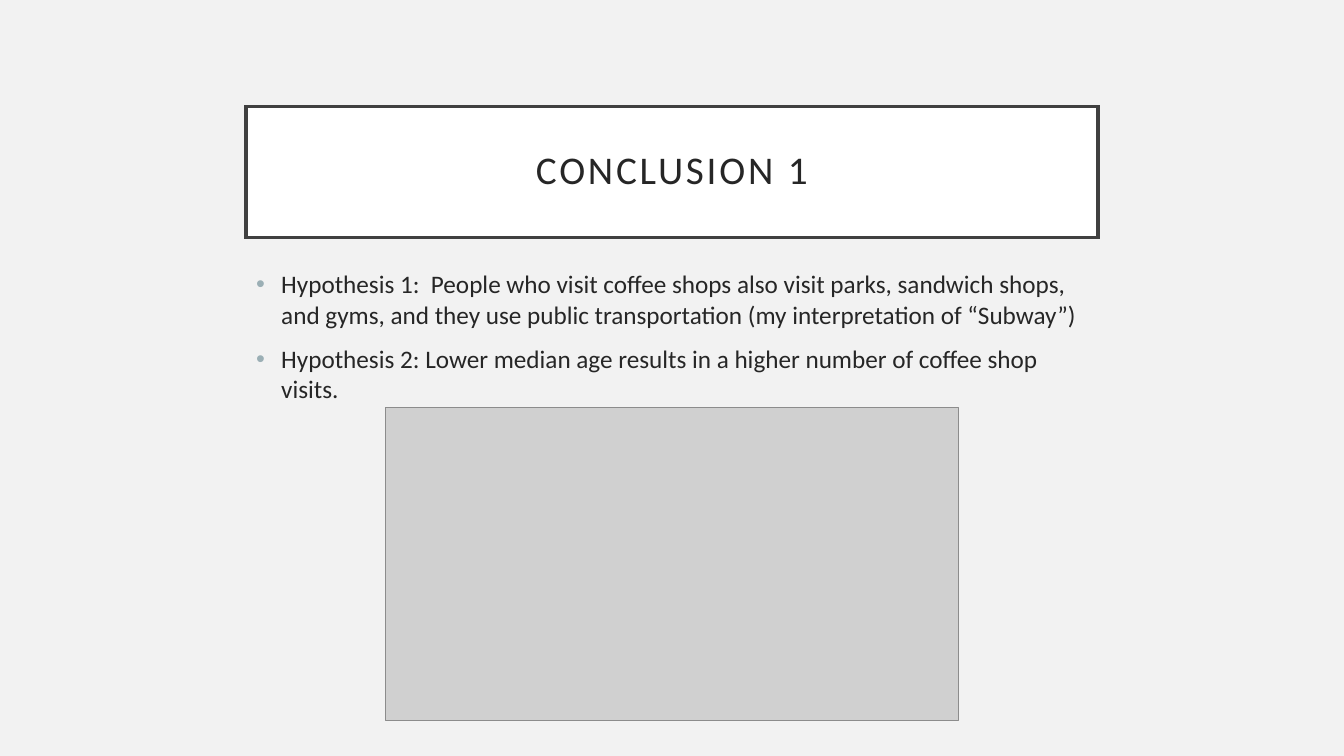
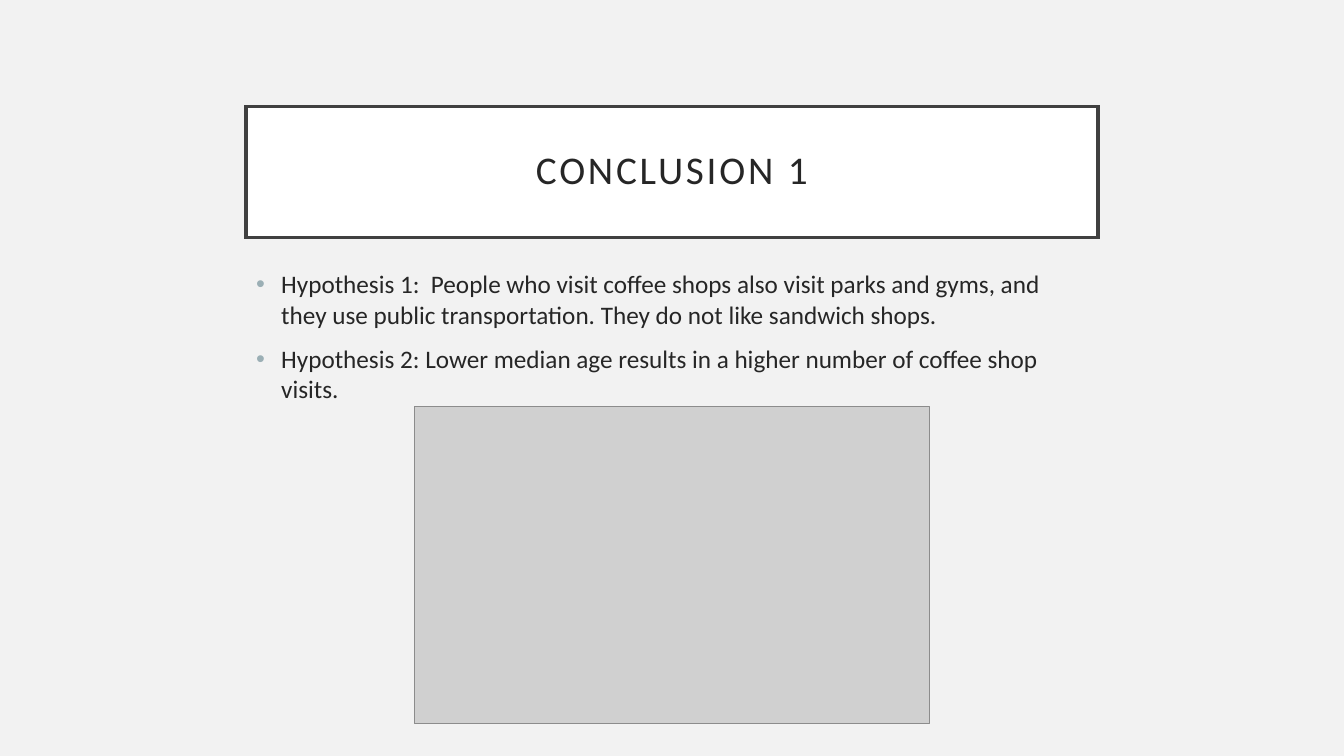
Before and after one commit to grassten/GA_datascience, a slide deck: slide 15 of 04_Presentation.pptx. Drawn at 1344x756 pixels with LibreOffice and Linux fonts; fonts in the diff are those of the drawing; grey boxes stand for pictures. Boxes give left, top, right and bottom in pixels: in the first picture for what was removed or moved away, otherwise in the second. Text is boxed around its words. In the diff, an @@ line names an element or a change of style, - is before the commit and + after.

```diff
--- a/04_Presentation.pptx
+++ b/04_Presentation.pptx
@@ text at (x1=281, y1=275, x2=1040, y2=328): text changed @@
-• Hypothesis 1: People who visit coffee shops also visit parks, sandwich shops, and gyms, and they use public transportation (my interpretation of “Subway”)
+• Hypothesis 1: People who visit coffee shops also visit parks and gyms, and they use public transportation. They do not like sandwich shops.
@@ picture resized from (x1=386, y1=408, x2=959, y2=721) to (x1=414, y1=407, x2=930, y2=725) @@
```
Also in this commit, not shown: 1 other slide changed, 1 other file.
